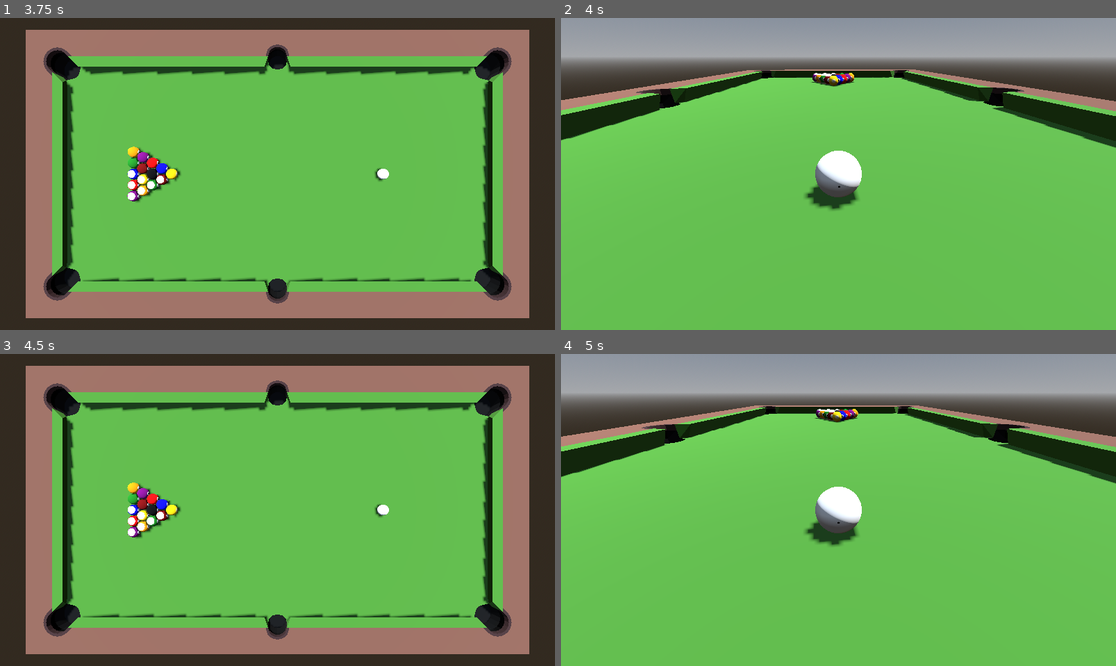
Above: before the commit, frames 1-4 (two rows, left to right).
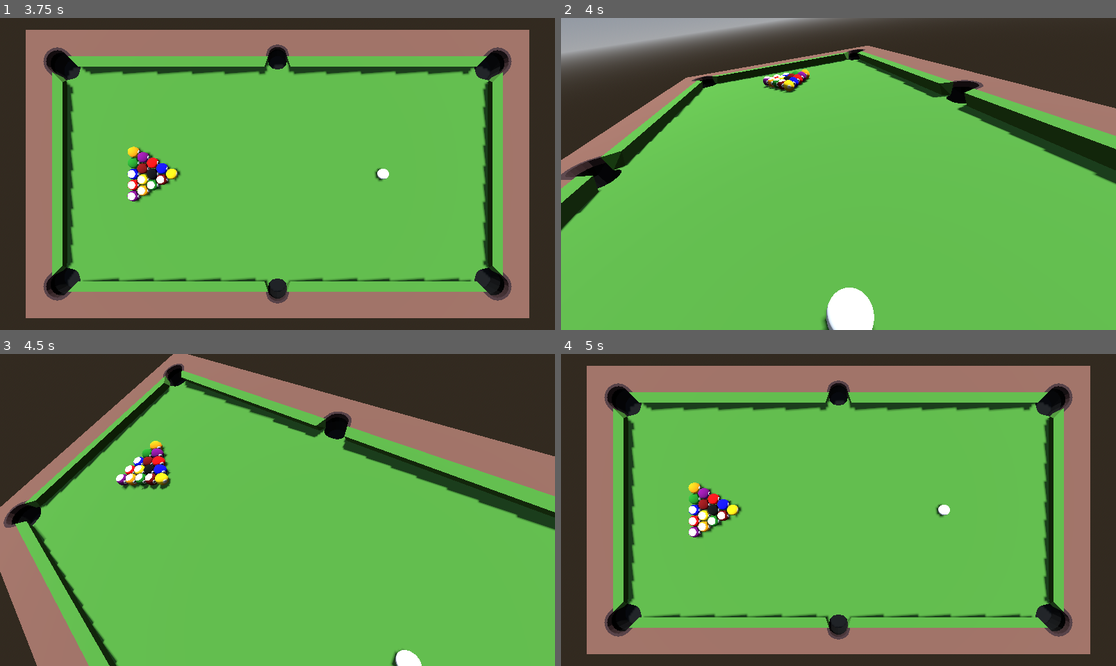
Above: after the commit, the same moments.

Repository: agrech4/Pool
Game: Godot game, scene res://Scenes/main.tscn
The game is run twice, just before and just after one commit, with the same random seed, the same clock (stepped at 60 frames per second) and the same inputs.
Inputs (mouse positions are in pixels of both pictures, inside the frame that each line leads up to):
- Up to frame 1 (3.75 s): tap Enter at 0.5 s; move the mouse to (399, 158) at 0.52 s; hold S (camera_backward) 0.53-1.28 s; tap Ctrl (camera_down) at 0.8, 1.35 s; tap R (reset) every 0.75 s from 1.25 to 3.5 s; move the mouse to (166, 189) at 1.27 s; tap W (camera_forward) at 1.55 s; move the mouse to (333, 105) at 2.02 s; hold W (camera_forward) 2.03-2.78 s; tap A (camera_left) at 2.3, 2.85 s; move the mouse to (249, 236) at 2.77 s; tap D (camera_right) at 3.05 s; move the mouse to (444, 220) at 3.52 s; hold D (camera_right) from 3.53 s (still down)
- Up to frame 2 (4 s): keep holding D (camera_right); tap Tab (camera_switch) at 3.8 s
- Up to frame 3 (4.5 s): tap R (reset) at 4.15 s; move the mouse to (111, 463) at 4.27 s; release D (camera_right) at 4.28 s; tap Tab (camera_switch) at 4.35 s
- Up to frame 4 (5 s): tap Space (camera_up) at 4.55 s; tap Escape (ui_cancel) at 4.9 s

Frame 1 is identical in both runs. In frame 2, 29% of the frame differs, in the area x 0-100%, y 0-100%; in frame 3, 44%; in frame 4, 53%.

Commit message:
Improved readability of camera code Implemented an additional camera that watches the cue after a shot is taken

Diff:
--- a/Scenes/camera.tscn
+++ b/Scenes/camera.tscn
@@ -15,6 +15,7 @@
 [node name="SpinnerY" type="Marker3D" parent="Target"]
 
 [node name="SpinnerX" type="Marker3D" parent="Target/SpinnerY"]
+transform = Transform3D(1, 0, 0, 0, 0.866025, 0.5, 0, -0.5, 0.866025, 0, 0, 0)
 
 [node name="DirectionDecal" type="Decal" parent="Target/SpinnerY/SpinnerX"]
 transform = Transform3D(1, 0, 0, 0, 0.866025, -0.5, 0, 0.5, 0.866025, 0, 1.75318, -3.6066)
@@ -44,3 +45,6 @@
 
 [node name="TransTimer" type="Timer" parent="TransCam"]
 one_shot = true
+
+[node name="StableCam" type="Camera3D" parent="."]
+transform = Transform3D(1, 0, 0, 0, 1, 0, 0, 0, 1, 0, 3, 0)
--- a/Scenes/table.tscn
+++ b/Scenes/table.tscn
@@ -19,7 +19,6 @@
 physics_material_override = SubResource("PhysicsMaterial_g5stt")
 
 [node name="RailsCollision" parent="PoolTable" index="2"]
-collision_layer = 4
 collision_mask = 2
 physics_material_override = SubResource("PhysicsMaterial_d4x6l")
 
--- a/Scripts/CameraControl.gd
+++ b/Scripts/CameraControl.gd
@@ -21,22 +21,23 @@
 const FREE_CAM_SPEED: float = 5.0
 const ZOOM_SPEED: float = 50.0
 const LOOKAROUND_SPEED: float = .005
-const TRANSITION_TIME: float = 0.001
+const TRANSITION_TIME: float = 0.2
 
 const DISTANCE_MIN: float = 2.5
 const DISTANCE_MAX: float = 20.0
 
-@onready var target: Marker3D = get_node("Target")
-@onready var spinner_y: Marker3D = get_node("Target/SpinnerY")
-@onready var spinner_x: Marker3D = get_node("Target/SpinnerY/SpinnerX")
-@onready var direction_decal: Decal = get_node("Target/SpinnerY/SpinnerX/DirectionDecal")
-@onready var aim_decal: Decal = get_node("Target/SpinnerY/AimDecal")
-@onready var overhead_cam: Camera3D = get_node("OverheadCam")
-@onready var target_cam: Camera3D = get_node("Target/SpinnerY/SpinnerX/TargetCam")
-@onready var aim_cam: Camera3D = get_node("Target/SpinnerY/AimCam")
-@onready var free_cam: Camera3D = get_node("FreeCam")
-@onready var trans_cam: Camera3D = get_node("TransCam")
-@onready var trans_timer: Timer = get_node("TransCam/TransTimer")
+@onready var target: Marker3D = $Target
+@onready var spinner_y: Marker3D = $Target/SpinnerY
+@onready var spinner_x: Marker3D = $Target/SpinnerY/SpinnerX
+@onready var direction_decal: Decal = $Target/SpinnerY/SpinnerX/DirectionDecal
+@onready var aim_decal: Decal = $Target/SpinnerY/AimDecal
+@onready var overhead_cam: Camera3D = $OverheadCam
+@onready var target_cam: Camera3D = $Target/SpinnerY/SpinnerX/TargetCam
+@onready var aim_cam: Camera3D = $Target/SpinnerY/AimCam
+@onready var free_cam: Camera3D = $FreeCam
+@onready var trans_cam: Camera3D = $TransCam
+@onready var stable_cam: Camera3D = $StableCam
+@onready var trans_timer: Timer = $TransCam/TransTimer
 
 
 # Called when the node enters the scene tree for the first time.
@@ -54,48 +55,48 @@
 	trans_timer.timeout.connect(_on_trans_timer_timeout)
 
 
-# Called every frame. 'delta' is the elapsed time since the previous frame.
-# Handles input in regards to the cameras
+# Handles input for the cameras
 func _process(delta):
+	# Control target camera
 	target.position = camera_target.position
 	if camera_state == CameraState.AIM_DIR or camera_state == CameraState.OVERHEAD:
-		if Input.is_action_pressed("camera_left"):
-			spinner_y.rotate_y(sqrt(max(target_cam.position.z - DISTANCE_MIN,0)) * CAMERA_SPEED * delta + .001)
-		if Input.is_action_pressed("camera_right"):
-			spinner_y.rotate_y(-sqrt(max(target_cam.position.z - DISTANCE_MIN,0)) * CAMERA_SPEED * delta - .001)
-		if Input.is_action_pressed("camera_zoom_in"):
-			if target_cam.position.z > DISTANCE_MIN:
-				target_cam.position.z -= ZOOM_SPEED * delta
-		if Input.is_action_pressed("camera_zoom_out"):
-			if target_cam.position.z < DISTANCE_MAX:
-				target_cam.position.z += ZOOM_SPEED * delta
+		# Spin camera
+		var rot_dir: float = Input.get_axis("camera_right","camera_left")
+		spinner_y.rotate_y(rot_dir * (sqrt(max(target_cam.position.z - DISTANCE_MIN,0)) * CAMERA_SPEED * delta + .001))
+		# Zoom camera
+		var zoom_dir: float = Input.get_axis("camera_zoom_in","camera_zoom_out")
+		target_cam.position.z += zoom_dir * ZOOM_SPEED * delta
+		target_cam.position.z = clamp(target_cam.position.z, DISTANCE_MIN, DISTANCE_MAX)
+		# Zoom camera with mouse wheel
+		var zoom_dir_wheel: float = 0
 		if Input.is_action_just_pressed("camera_zoom_in_wheel"):
-			if target_cam.position.z > DISTANCE_MIN:
-				target_cam.position.z -= 2 * ZOOM_SPEED * delta
+			zoom_dir_wheel = -1
 		if Input.is_action_just_pressed("camera_zoom_out_wheel"):
-			if target_cam.position.z < DISTANCE_MAX:
-				target_cam.position.z += 2 * ZOOM_SPEED * delta
-
+			zoom_dir_wheel = 1
+		target_cam.position.z += zoom_dir_wheel * 2 * ZOOM_SPEED * delta
+		target_cam.position.z = clamp(target_cam.position.z, DISTANCE_MIN, DISTANCE_MAX)
+
+	# Control free camera
 	if camera_state == CameraState.FREE_CAM:
-		if Input.is_action_pressed("camera_left"):
-			free_cam.translate_object_local(-transform.basis.x * FREE_CAM_SPEED * delta)
-		if Input.is_action_pressed("camera_right"):
-			free_cam.translate_object_local(transform.basis.x * FREE_CAM_SPEED * delta)
-		if Input.is_action_pressed("camera_down"):
-			free_cam.translate_object_local(-transform.basis.y * FREE_CAM_SPEED * delta)
-		if Input.is_action_pressed("camera_up"):
-			free_cam.translate_object_local(transform.basis.y * FREE_CAM_SPEED * delta)
-		if Input.is_action_pressed("camera_forward"):
-			free_cam.translate_object_local(-transform.basis.z * FREE_CAM_SPEED * delta)
-		if Input.is_action_pressed("camera_backward"):
-			free_cam.translate_object_local(transform.basis.z * FREE_CAM_SPEED * delta)
-
+		var x_dir: float = Input.get_axis("camera_left","camera_right")
+		free_cam.translate_object_local(x_dir * transform.basis.x * FREE_CAM_SPEED * delta)
+		var y_dir: float = Input.get_axis("camera_down","camera_up")
+		free_cam.translate_object_local(y_dir * transform.basis.y * FREE_CAM_SPEED * delta)
+		var z_dir: float = Input.get_axis("camera_forward","camera_backward")
+		free_cam.translate_object_local(z_dir * transform.basis.z * FREE_CAM_SPEED * delta)
+
+	# Move transition camera
 	if camera_state == CameraState.TRANSITION:
 		if !trans_timer.is_stopped():
 			var t: float = (TRANSITION_TIME - trans_timer.time_left) / TRANSITION_TIME
 			var start: Transform3D = cur_cam.global_transform
 			var end: Transform3D = next_cam.global_transform
 			trans_cam.global_transform = start.interpolate_with(end, t)
+			#if next_state == CameraState.WATCH_SHOT:
+				#trans_cam.look_at(camera_target.position)
+
+
+	stable_cam.look_at(camera_target.position)
 
 
 # Displays target on ball when aiming
@@ -104,19 +105,23 @@
 		var space_state = get_world_3d().direct_space_state
 		var mouse_pos = get_viewport().get_mouse_position()
 		var ray_origin = aim_cam.project_ray_origin(mouse_pos)
-		var ray_end = ray_origin + aim_cam.project_ray_normal(mouse_pos) * 50
-		var ray_query = PhysicsRayQueryParameters3D.create(ray_origin,ray_end,2)
+		var ray_end = ray_origin + aim_cam.project_ray_normal(mouse_pos)
+		var ray_query = PhysicsRayQueryParameters3D.create(ray_origin,ray_end,0b100)
 		var raycast = space_state.intersect_ray(ray_query)
 		if raycast.has("collider") and raycast["collider"] == camera_target:
 			aim_decal.global_position = raycast["position"]
 
 
-# Handles input for switching cameras
+
 func _input(event):
+
+	# Handles input for switching cameras
 	if event.is_action_pressed("camera_switch"):
 		if camera_state == CameraState.OVERHEAD:
 			set_aim_dir()
 		elif camera_state == CameraState.AIM_DIR:
+			set_overhead()
+		elif camera_state == CameraState.WATCH_SHOT:
 			set_overhead()
 
 	if event.is_action_pressed("hit_ball"):
@@ -125,10 +130,14 @@
 		elif camera_state == CameraState.AIM_STRIKE:
 			camera_target.strike(aim_decal.global_position,aim_cam.global_position,200)
 			set_watch_shot()
+		elif camera_state == CameraState.WATCH_SHOT:
+			set_overhead()
 
 	if event.is_action_pressed("ui_cancel"):
 		if camera_state == CameraState.AIM_STRIKE:
 			set_aim_dir()
+		elif camera_state == CameraState.WATCH_SHOT:
+			set_aim_dir()
 
 	if event.is_action_pressed("free_cam"):
 		if camera_state == CameraState.FREE_CAM:
@@ -137,6 +146,7 @@
 		elif camera_state != CameraState.TRANSITION:
 			set_free_cam()
 
+	# Handles mouse input for free cam
 	if camera_state == CameraState.FREE_CAM:
 		if event is InputEventMouseMotion:
 			free_cam_rot_x -= event.relative.x * LOOKAROUND_SPEED
@@ -145,6 +155,7 @@
 			free_cam.rotate_object_local(Vector3(0,1,0),free_cam_rot_x)
 			free_cam.rotate_object_local(Vector3(1,0,0),free_cam_rot_y)
 
+
 func set_overhead():
 	next_state = CameraState.OVERHEAD
 	next_cam = overhead_cam
@@ -169,7 +180,11 @@
 
 
 func set_watch_shot():
-	set_aim_dir()
+	next_state = CameraState.WATCH_SHOT
+	next_cam = stable_cam
+	stable_cam.global_position = cur_cam.global_position
+	stable_cam.position.y += 3
+	transition()
 	#set_overhead()
 	#camera_state = CameraState.OVERHEAD
 	#target.position = overhead_location.position
@@ -204,5 +219,4 @@
 func reset_target_cam():
 	target.position = camera_target.position
 	spinner_y.rotation.y = PI / 2
-	spinner_x.rotation.x = - PI / 6
 	target_cam.position.z = DISTANCE_MIN
--- a/Scripts/main.gd
+++ b/Scripts/main.gd
@@ -54,6 +54,7 @@
 func rack():
 	balls.clear()
 	var ball = ball_scene.instantiate()
+	ball.set_collision_layer_value(3,true)
 	ball.ball_value = 0
 	ball.position = head_spot
 	ball.rotate_y(-PI/2)
--- a/project.godot
+++ b/project.godot
@@ -121,7 +121,7 @@
 3d_render/layer_3="decal"
 3d_physics/layer_1="Table"
 3d_physics/layer_2="Ball"
-3d_physics/layer_3="Rail"
+3d_physics/layer_3="Cue"
 
 [physics]
 
Not shown: 1 places in Scenes/ball.tscn that only renumber resources
